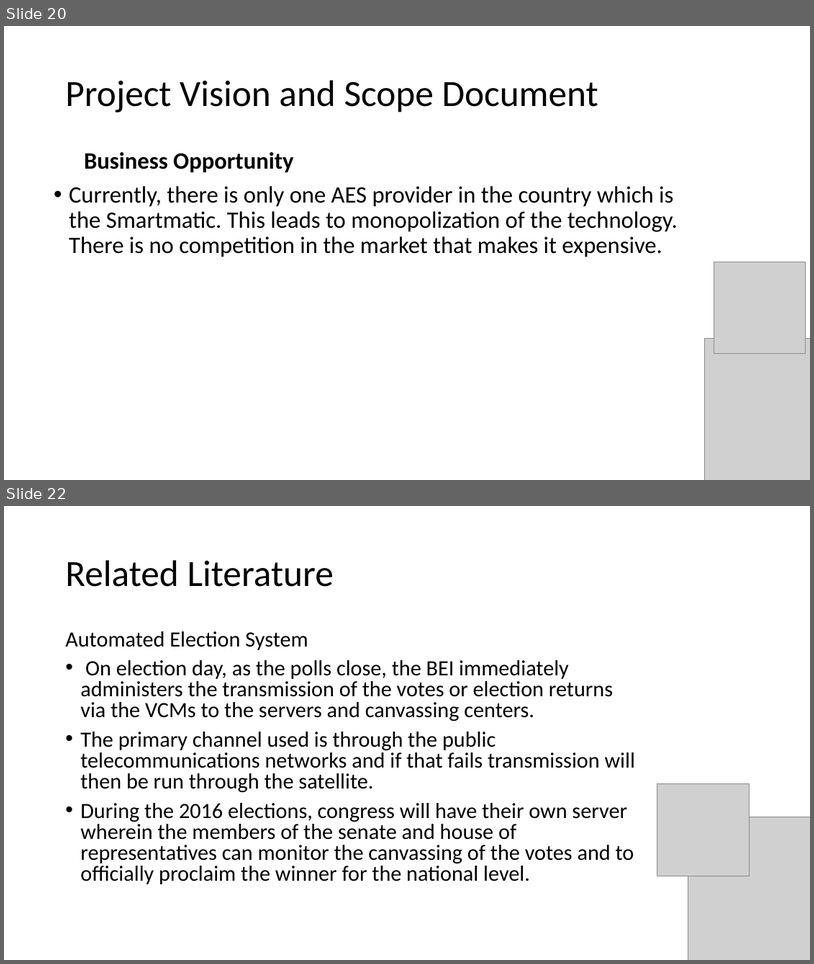
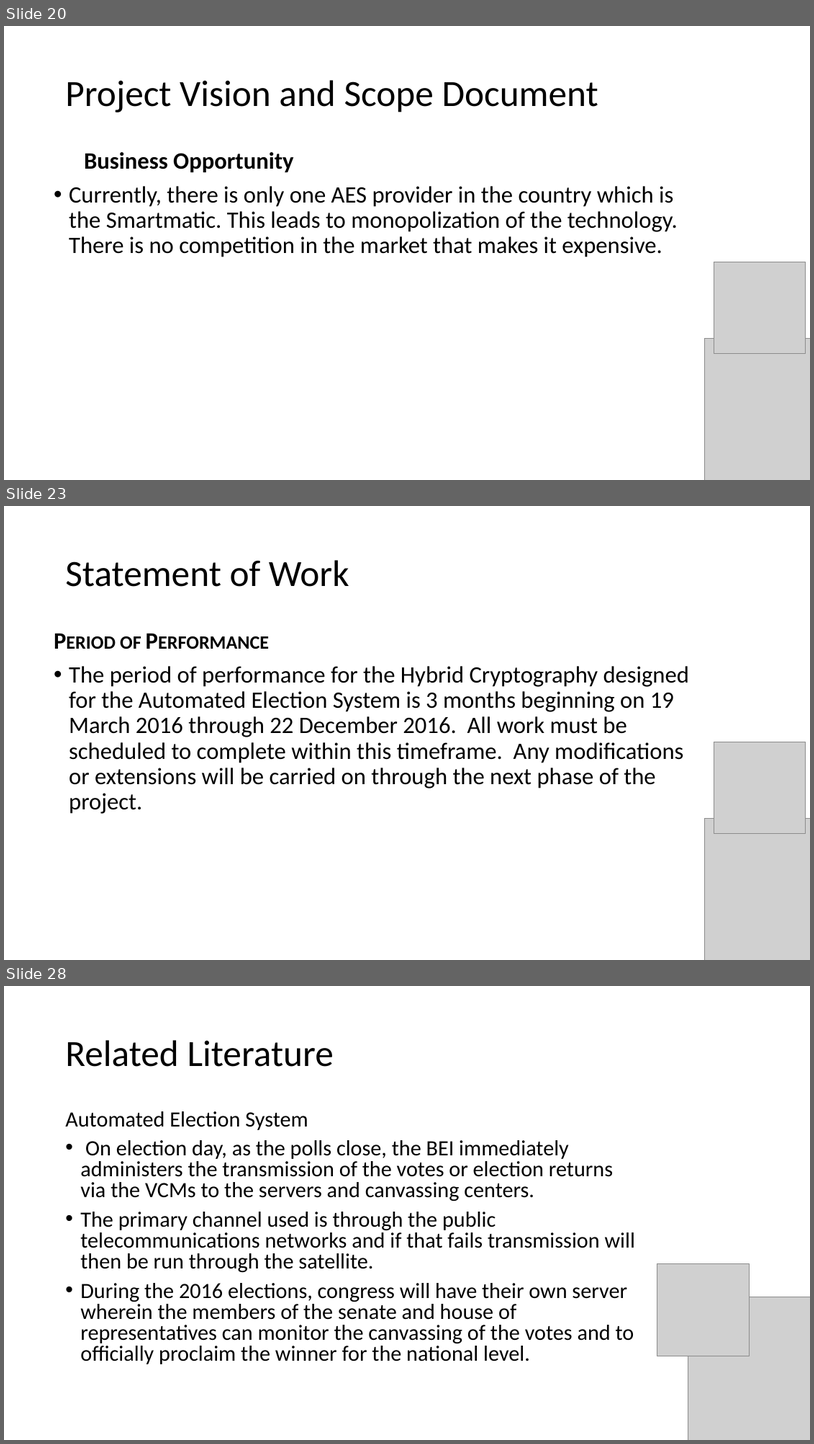
Before and after one commit to seans888/Project---Automate-Election, a slide deck: Documentation/Research Paper/AES ppt presentation.pptx. Shown one above the other, each under a label of ours: slides 20 and 22 before the commit, slides 20, 23 and 28 after it; the slides between them are not shown. The pictures are 814x964 and 814x1444 pixels, drawn with LibreOffice and Linux fonts; fonts in the diff are those of the drawing; grey boxes stand for pictures. Boxes give left, top, right and bottom in pixels: in the first picture for what was removed or moved away, otherwise in the second. Text is boxed around its words. In the diff, an @@ line names an element or a change of style, - is before the commit and + after.

```diff
--- a/Documentation/Research Paper/AES ppt presentation.pptx
+++ b/Documentation/Research Paper/AES ppt presentation.pptx
@@ slide 23 added at [4, 506, 810, 960], background #FFFFFF @@
@@ title added at [65, 560, 350, 587], 44 pt, text #000000 @@
+Statement of Work
@@ text added at [69, 636, 689, 813], 28 pt, text #000000 @@
+Period of Performance
+• The period of performance for the Hybrid Cryptography designed for the Automated Election System is 3 months beginning on 19 March 2016 through 22 December 2016. All work must be scheduled to complete within this timeframe. Any modifications or extensions will be carried on through the next phase of the project.
@@ picture added at [714, 742, 806, 834] @@
@@ picture added at [705, 818, 810, 960] @@
@@ what was slide 22 is now slide 28 @@
```
Also in this commit, not shown: 1 slide changed, 5 other slides added, 4 other files.
